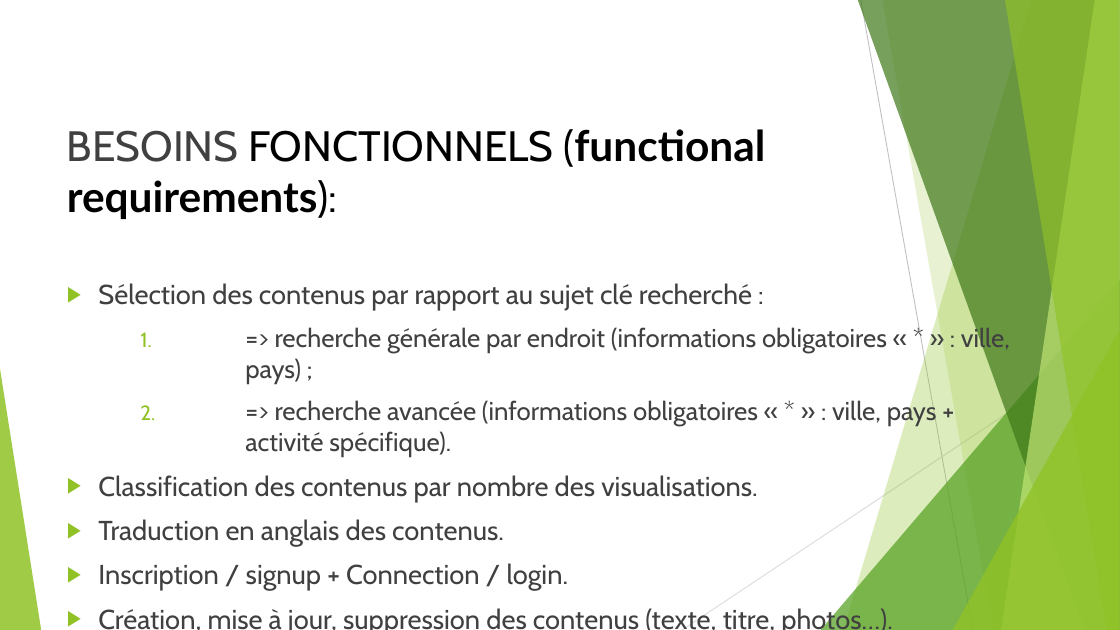
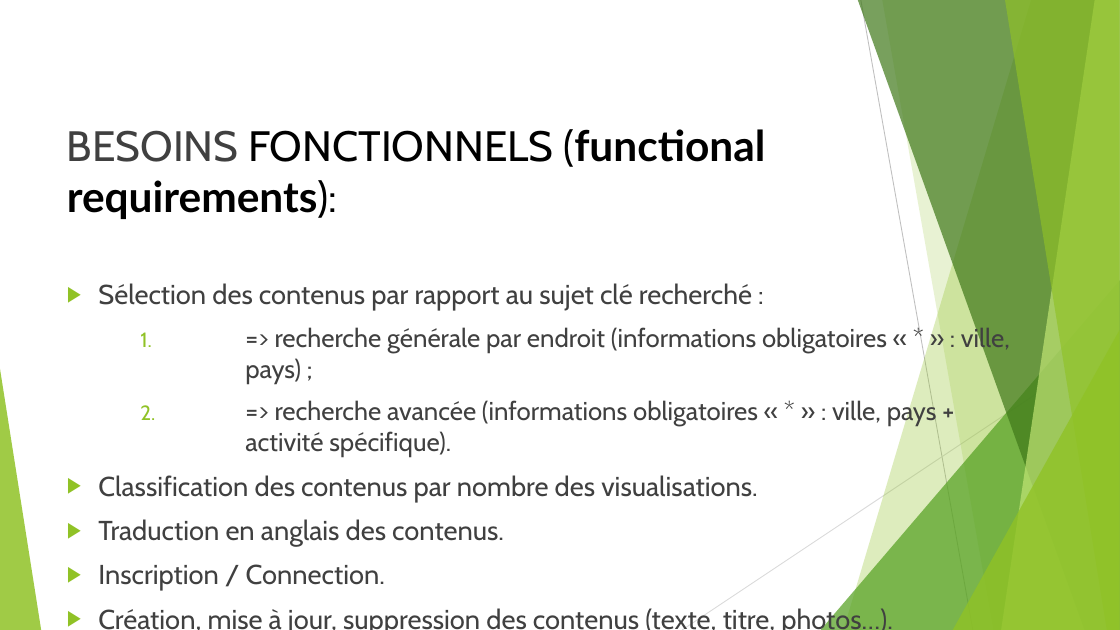
Before and after one commit to manelbenhamouda/projets-CDA, a slide deck: slide 10 of Diaporama Projet YOUR journey.pptx (slide 9 before the commit). Drawn at 1120x630 pixels with LibreOffice and Linux fonts; fonts in the diff are those of the drawing. Boxes give left, top, right and bottom in pixels: in the first picture for what was removed or moved away, otherwise in the second. Text is boxed around its words. In the diff, an @@ line names an element or a change of style, - is before the commit and + after.

```diff
--- a/Diaporama Projet YOUR journey.pptx
+++ b/Diaporama Projet YOUR journey.pptx
@@ text at box(98, 564, 385, 591): text changed @@
-▶ Inscription / signup + Connection / login.
+▶ Inscription / Connection.
```
Also in this commit, not shown: 13 other slides changed, 5 other files.
